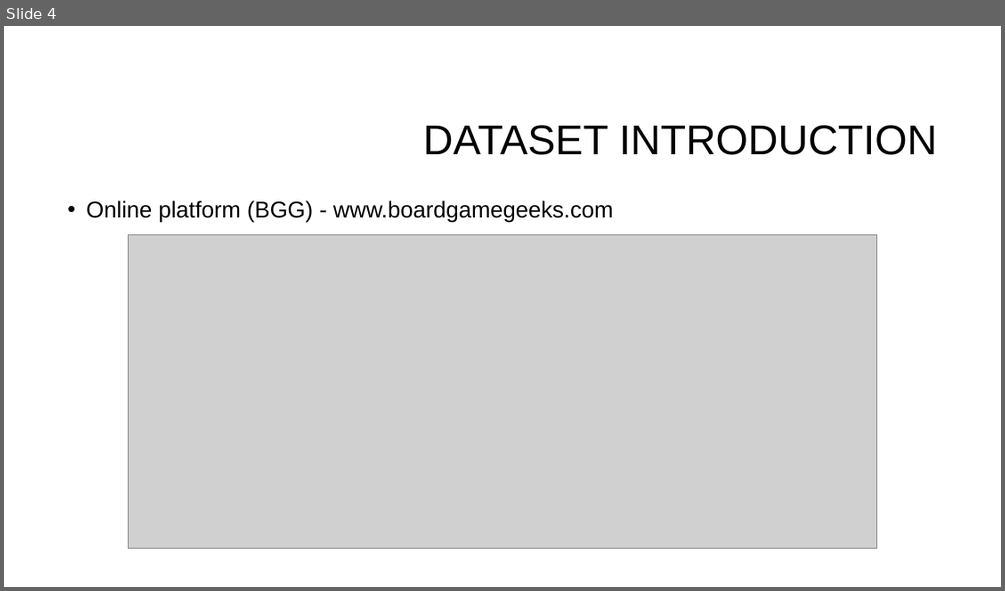
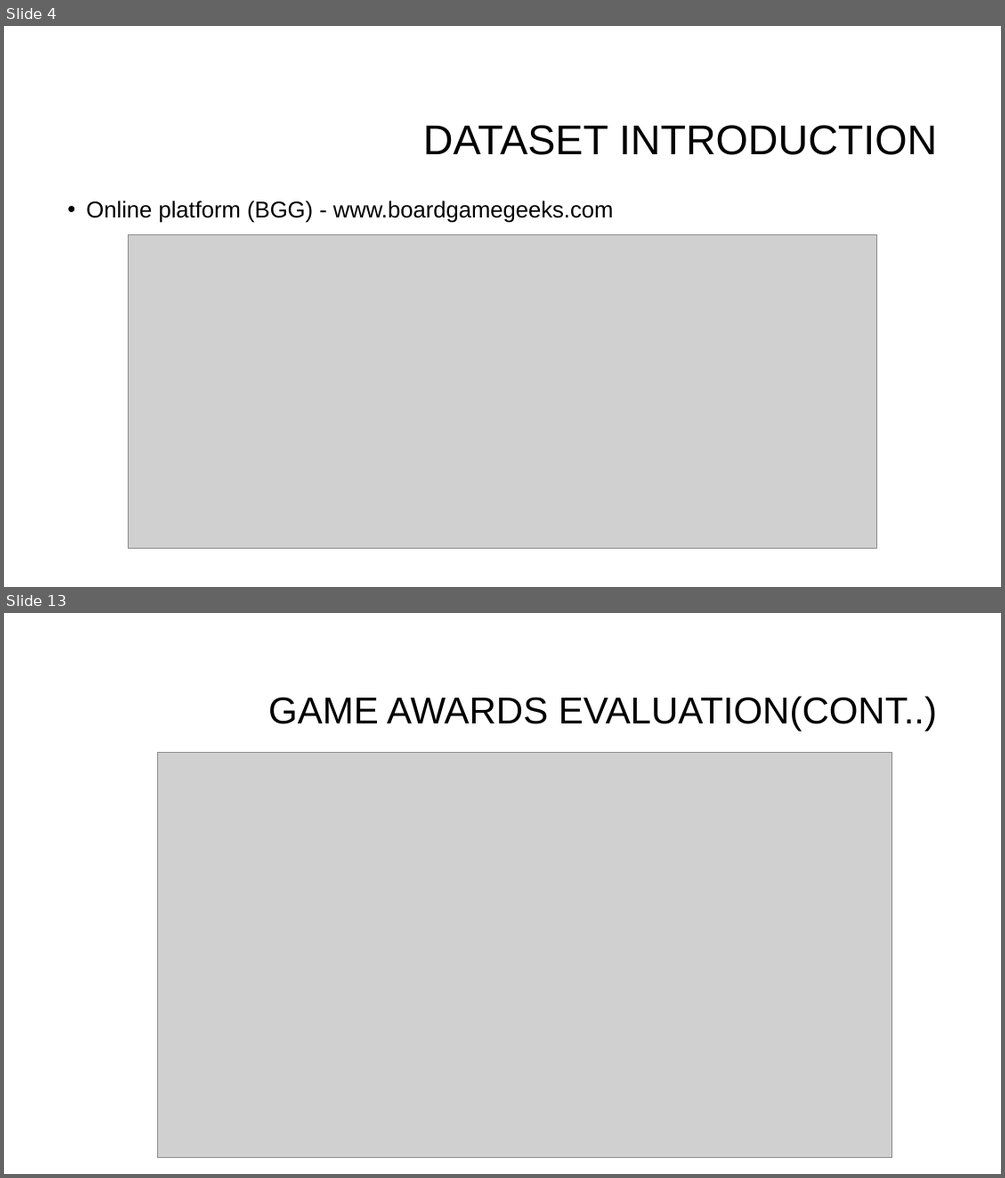
Before and after one commit to suhitasva/Python_EDA_Project_SVA, a slide deck: Boardgame_analysis_presentation.pptx. Shown one above the other, each under a label of ours: slide 4 before the commit, slides 4 and 13 after it; the slides between them are not shown. The pictures are 1005x591 and 1005x1178 pixels, drawn with LibreOffice and Linux fonts; fonts in the diff are those of the drawing; grey boxes stand for pictures; background and template pictures are left out. Boxes give left, top, right and bottom in pixels: in the first picture for what was removed or moved away, otherwise in the second. Text is boxed around its words. In the diff, an @@ line names an element or a change of style, - is before the commit and + after.

Commit message:
Slides created for site views awards and media type count analysis

```diff
--- a/Boardgame_analysis_presentation.pptx
+++ b/Boardgame_analysis_presentation.pptx
@@ slide 13 added at <box>4,613,1001,1174</box>, background #FFFFFF @@
@@ title added at <box>268,696,937,731</box>, 36 pt, text #000000 @@
+GAME AWARDS EVALUATION(CONT..)
@@ picture added at <box>157,752,892,1158</box> @@
```
Also in this commit, not shown: 2 slides changed, 9 other slides added, 1 slide removed.
